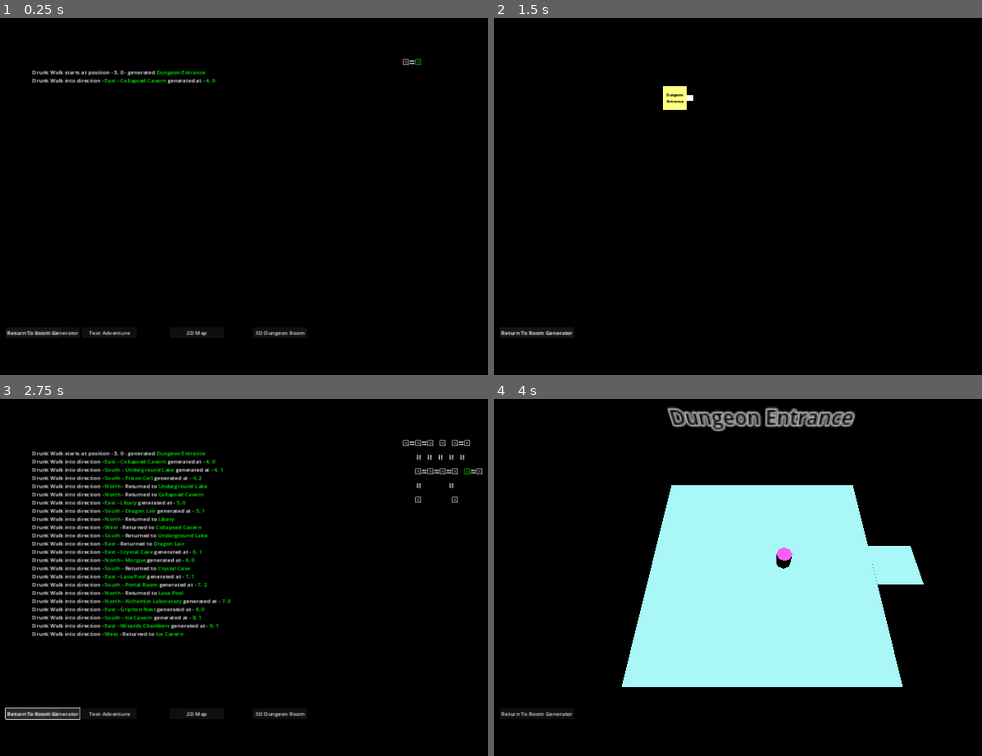
Above: before the commit, frames 1-4 (two rows, left to right).
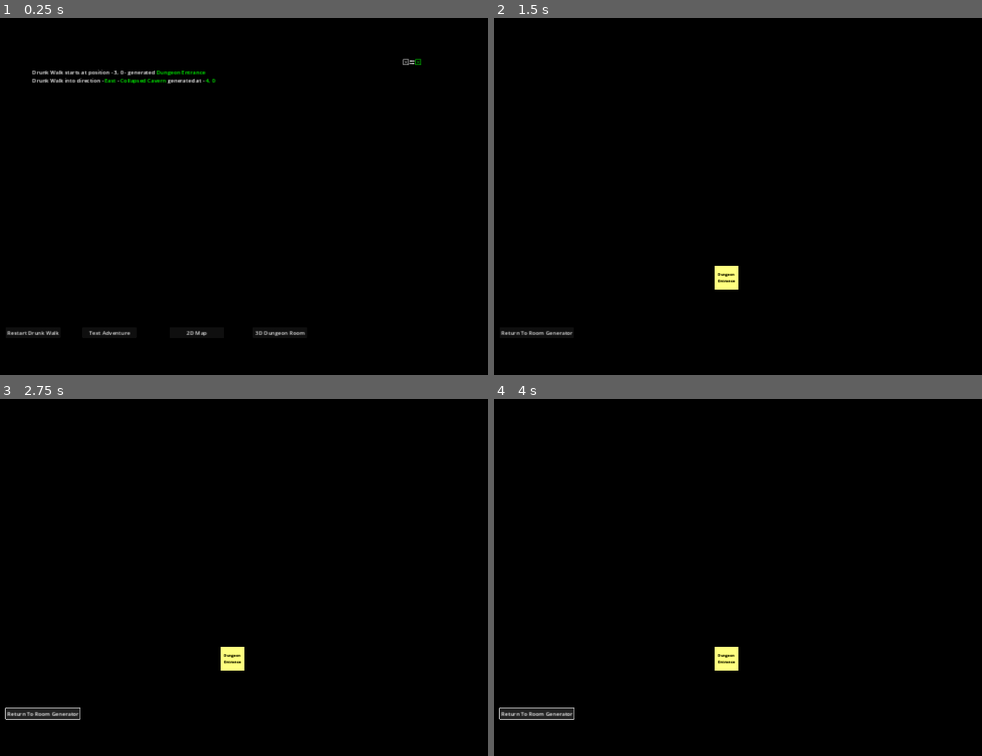
Above: after the commit, the same moments.

Repository: Cry-Havoc/Room_Generator
Game: Godot game, scene res://Scenes/main.tscn
Same seed, same stepped clock (60 frames per second), same inputs: the game is played once before the commit and once after it.
Inputs:
- Up to frame 1 (0.25 s): no input
- Up to frame 2 (1.5 s): click "Restart Drunk Walk" at 0.5 s; click "2D Map" at 1.25 s
- Up to frame 3 (2.75 s): click "Return To Room Generator" at 2 s
- Up to frame 4 (4 s): click "3D Dungeon Room" (after the commit: "Return To Room Generator") at 2.75 s; hold 4 (East) from 3.53 s (still down)

The runs differ from the first frame. In frame 1, less than 0.1% of the frame differs, in the area x 2-17%, y 87-89%; in frame 2, 0.7%; in frame 3, 7.8%; in frame 4, 29%, in the area x 1-89%, y 2-90%.
Error after the commit: Attempt to call function 'BackToGenerator' in base 'null instance' on a null instance. (res://Scripts/return_to_generator_button.gd:7)

Commit message:
Bugfix - Back to Generator Button from 3D map fixed

Diff:
--- a/godot_room_generator/Scenes/main.tscn
+++ b/godot_room_generator/Scenes/main.tscn
@@ -209,10 +209,11 @@
 [node name="DirectionalLight3D" type="DirectionalLight3D" parent="3D_Dungeon"]
 transform = Transform3D(0.963257, 0.244673, -0.110773, 0.1926, -0.341809, 0.919822, 0.187193, -0.907359, -0.376374, 0, 17.3978, 0)
 
-[node name="ReturnToGeneratorButton" type="Button" parent="3D_Dungeon"]
-offset_left = 192.0
-offset_top = 940.0
-offset_right = 352.0
+[node name="ReturnToGeneratorButton" type="Button" parent="."]
+visible = false
+offset_left = 192.0
+offset_top = 940.0
+offset_right = 409.0
 offset_bottom = 971.0
 text = "Return To Room Generator"
 script = ExtResource("8_bf6xx")
@@ -227,4 +228,4 @@
 [connection signal="body_entered" from="3D_Dungeon/DungeonRoom/South/Area3D" to="3D_Dungeon/Player/PlayerShape" method="_on_area_3d_body_entered_south"]
 [connection signal="body_entered" from="3D_Dungeon/DungeonRoom/North/Area3D" to="3D_Dungeon/Player/PlayerShape" method="_on_area_3d_body_entered_north"]
 [connection signal="body_entered" from="3D_Dungeon/DungeonRoom/West/Area3D" to="3D_Dungeon/Player/PlayerShape" method="_on_area_3d_body_entered_west"]
-[connection signal="pressed" from="3D_Dungeon/ReturnToGeneratorButton" to="3D_Dungeon/ReturnToGeneratorButton" method="_on_pressed"]
+[connection signal="pressed" from="ReturnToGeneratorButton" to="ReturnToGeneratorButton" method="_on_pressed"]
--- a/godot_room_generator/Scripts/return_to_generator_button.gd
+++ b/godot_room_generator/Scripts/return_to_generator_button.gd
@@ -1,7 +1,7 @@
 class_name BackButton
 extends Button
 
-@onready var roomGenerator = $"../../RoomGenerator"
+@onready var roomGenerator = $"../RoomGenerator"
 
 func _on_pressed():
 	roomGenerator.BackToGenerator()
--- a/godot_room_generator/Tools/room_generator.gd
+++ b/godot_room_generator/Tools/room_generator.gd
@@ -18,6 +18,7 @@
 @onready var dungeonMap2D =  $"../2D_DungeonMap"
 @onready var dungeon3D =   $"../3D_Dungeon"
 @onready var dungeonPlayer =  $"../3D_Dungeon/Player"
+@onready var dungeonButton = $"../ReturnToGeneratorButton"
 
 # Called when the node enters the scene tree for the first time.
 func _ready():
@@ -180,6 +181,7 @@
 func Start3DDungeon():
 	generatorUI.visible = false
 	dungeon3D.visible = true
+	dungeonButton.visible = true
 	dungeonPlayer.StartDungeon3D()
 
 
@@ -190,4 +192,5 @@
 	dungeonMap2D.visible = false
 	dungeonMap2D.LeaveDungeonMap()
 	dungeon3D.visible = false
+	dungeonButton.visible = false
 	dungeonPlayer.LeaveDungeon3D()
